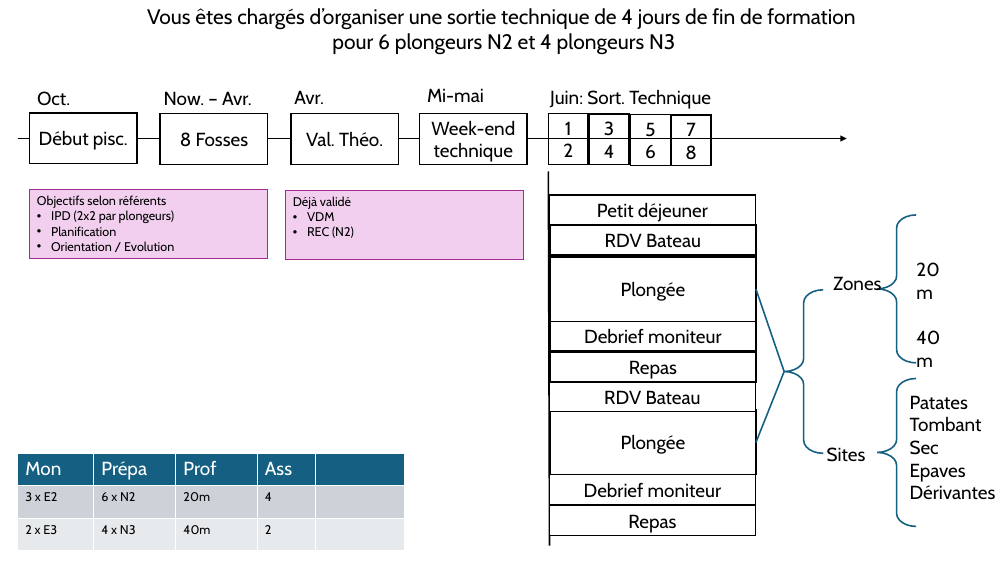
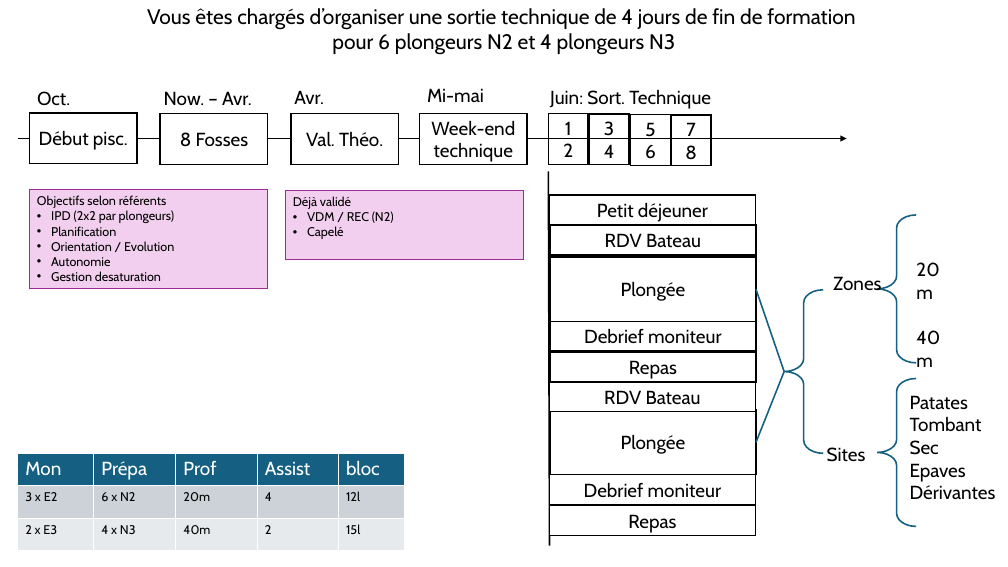
Before and after one commit to ArtigueOlivier/mf1, a slide deck: slide 1 of ppt/final-n2-n3-4j.pptx. Drawn at 1008x567 pixels with LibreOffice and Linux fonts; fonts in the diff are those of the drawing. Boxes give left, top, right and bottom in pixels: in the first picture for what was removed or moved away, otherwise in the second. Text is boxed around its words. In the diff, an @@ line names an element or a change of style, - is before the commit and + after.

```diff
--- a/ppt/final-n2-n3-4j.pptx
+++ b/ppt/final-n2-n3-4j.pptx
@@ rectangle "Objectifs selon référents" resized from (x1=29, y1=190, x2=268, y2=259) to (x1=29, y1=190, x2=268, y2=289) @@
@@ text in rectangle at (x1=307, y1=211, x2=394, y2=239): text changed @@
-• VDM
-• REC (N2)
+• VDM / REC (N2)
+• Capelé
@@ text in rectangle at (x1=51, y1=257, x2=161, y2=281): paragraphs added @@
+• Autonomie
+• Gestion desaturation
@@ table at (x1=17, y1=454, x2=405, y2=551) @@
-row 1, column 4: Ass
+row 1, column 4: Assist
-row 1, column 5: 
+row 1, column 5: bloc
-row 2, column 5: 
+row 2, column 5: 12l
-row 3, column 5: 
+row 3, column 5: 15l
```
Also in this commit, not shown: 1 slide added, 1 slide removed, 1 other file.
